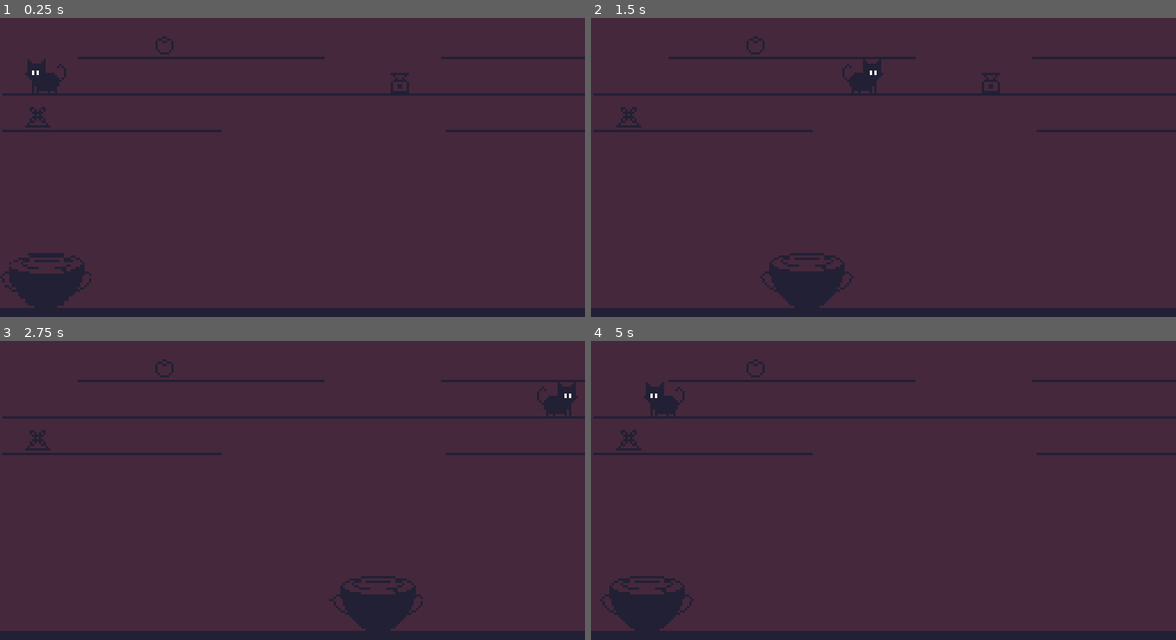
Above: before the commit, frames 1-4 (two rows, left to right).
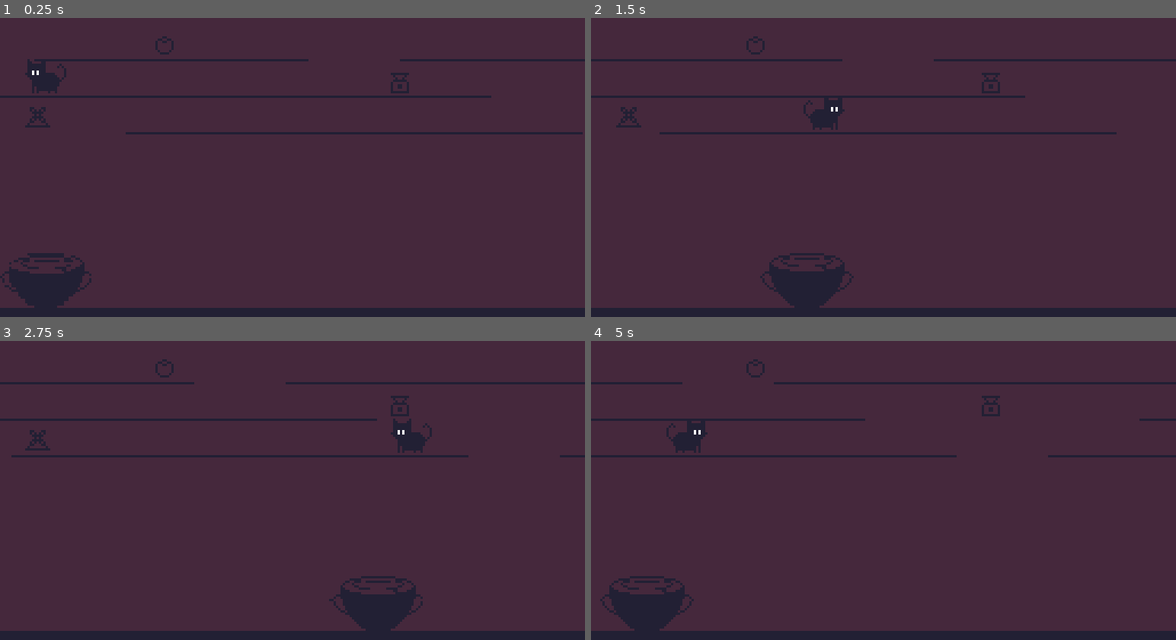
Above: after the commit, the same moments.

Repository: Bazooh/BlackCatJam
Game: Godot game, scene res://level/level.tscn
Two runs of this game, one before a commit and one after it. Both use one fixed random seed, a clock stepped at 60 frames per second and the inputs below.
Inputs:
- Up to frame 1 (0.25 s): no input
- Up to frame 2 (1.5 s): hold Right (right) 0.53-1.28 s; hold S (down) from 1.28 s (still down)
- Up to frame 3 (2.75 s): release S (down) at 2.03 s; hold Right (right) from 2.03 s (still down)
- Up to frame 4 (5 s): release Right (right) at 2.78 s; hold W (up) 2.78-3.53 s; hold A (left) from 3.53 s (still down)

The runs differ from the first frame. In frame 1, 3.6% of the frame differs, in the area x 0-100%, y 12-39%; in frame 2, 4.4%; in frame 3, 4.5%; in frame 4, 4.5%.

Commit message:
background

Diff:
--- a/entities/cat.gd
+++ b/entities/cat.gd
@@ -9,6 +9,7 @@
 @export var direction: int = 1
 
 @onready var check_holes: Area2D = $CheckHoles
+@onready var rect: Rect2 = $CollisionShape.shape.get_rect()
 
 
 func change_direction():
@@ -25,11 +26,10 @@
 
 func can_cat_be_on_platform(platform: Area2D) -> bool:
 	var platform_rect: Rect2 = platform.get_child(0).shape.get_rect()
-	var cat_rect: Rect2 = $CollisionShape.shape.get_rect()
 
 	return \
-		platform.global_position.x + platform_rect.position.x * abs(platform.scale.x) <= global_position.x + cat_rect.position.x * abs(scale.x) and \
-		platform.global_position.x + platform_rect.end.x * abs(platform.scale.x) >= global_position.x + cat_rect.end.x * abs(scale.x)
+		platform.global_position.x + platform_rect.position.x * abs(platform.scale.x) <= global_position.x + rect.position.x * abs(scale.x) and \
+		platform.global_position.x + platform_rect.end.x * abs(platform.scale.x) >= global_position.x + rect.end.x * abs(scale.x)
 
 
 func can_go_up() -> bool:
@@ -59,5 +59,5 @@
 	elif Input.is_action_just_pressed("down") and can_go_down():
 		position.y += PLATFORM_MARGIN
 
-	if not has_platform_below():
+	if not has_platform_below() or check_holes.global_position.x < 0 or check_holes.global_position.x > get_viewport_rect().size.x:
 		change_direction()
--- a/level/level.tscn
+++ b/level/level.tscn
@@ -1,9 +1,9 @@
 [gd_scene load_steps=8 format=3 uid="uid://nalu1nrl7o5b"]
 
 [ext_resource type="Texture2D" uid="uid://bhiyt42ads85e" path="res://art/temp_BG.png" id="2_3ca08"]
-[ext_resource type="PackedScene" uid="uid://nx2ety4mvf61" path="res://entities/witch.tscn" id="2_b1rdj"]
+[ext_resource type="PackedScene" path="res://entities/witch.tscn" id="2_b1rdj"]
 [ext_resource type="PackedScene" uid="uid://ddybujrdaso0e" path="res://entities/cat.tscn" id="2_xf2dh"]
-[ext_resource type="PackedScene" uid="uid://csldkyurs58iy" path="res://level/platform.tscn" id="3_p1400"]
+[ext_resource type="Script" path="res://level/level_generator.gd" id="4_dyxyi"]
 [ext_resource type="PackedScene" uid="uid://be2iflssak3lv" path="res://item_instances/test_ingredient1.tscn" id="5_02w6h"]
 [ext_resource type="PackedScene" uid="uid://duet7eucqqlxu" path="res://item_instances/test_ingredient2.tscn" id="6_nvba0"]
 [ext_resource type="PackedScene" uid="uid://cflxxx5gs3ww2" path="res://item_instances/test_ingredient3.tscn" id="7_5aplc"]
@@ -22,27 +22,8 @@
 [node name="Witch" parent="." instance=ExtResource("2_b1rdj")]
 recipe = Array[int]([0, 1, 2])
 
-[node name="Platforms" type="Node" parent="."]
-
-[node name="Platform" parent="Platforms" instance=ExtResource("3_p1400")]
-position = Vector2(88, 31)
-scale = Vector2(10.72, 1)
-
-[node name="Platform2" parent="Platforms" instance=ExtResource("3_p1400")]
-position = Vector2(225, 31)
-scale = Vector2(6.44, 1)
-
-[node name="Platform3" parent="Platforms" instance=ExtResource("3_p1400")]
-position = Vector2(129, 47)
-scale = Vector2(25.68, 1)
-
-[node name="Platform4" parent="Platforms" instance=ExtResource("3_p1400")]
-position = Vector2(49, 63)
-scale = Vector2(9.52, 1)
-
-[node name="Platform5" parent="Platforms" instance=ExtResource("3_p1400")]
-position = Vector2(226, 63)
-scale = Vector2(6.28, 1)
+[node name="Platforms" type="Node2D" parent="."]
+script = ExtResource("4_dyxyi")
 
 [node name="TestIngredient" parent="." instance=ExtResource("5_02w6h")]
 position = Vector2(175, 41)
--- /dev/null
+++ b/level/level_generator.gd
@@ -0,0 +1,134 @@
+class_name LevelGenerator extends Node2D
+
+
+const platform_node = preload("res://level/Platform.tscn")
+const directions = [Vector2i(0, 1), Vector2i(0, -1), Vector2i(1, 0), Vector2i(-1, 0)]
+
+@export var platform_density: float = 0.4
+@export var chunk_length: int = 10
+@export var n_chunks: int = 2
+@export var height: int = 3
+@export var speed: float = 20.0
+
+@export var grid_y_offset: int = 32
+
+@onready var grid: Array = init_grid()
+@onready var platform_size: float = platform_node.instantiate().get_node("CollisionShape2D").shape.get_rect().size.x
+
+var platforms: Array = []
+
+
+func init_grid() -> Array:
+	var _grid := []
+	for x in range(chunk_length * n_chunks):
+		_grid.append([])
+		for y in range(height):
+			_grid[x].append(false)
+
+	return _grid
+
+
+func generate_platform(x_start: int, x_end: int, y: int) -> Node2D:
+	print("Generating platform from ", x_start, " to ", x_end, " at height ", y)
+	var platform: Node2D = platform_node.instantiate()
+	platform.position.x = (x_start + float(x_end - x_start) / 2) * platform_size
+	platform.position.y = y * 16 + grid_y_offset
+	platform.scale.x *= (x_end - x_start) + 1
+
+	add_child(platform)
+	return platform
+
+
+func is_inside_chunk(chunk: Array, pos: Vector2i) -> bool:
+	return pos.x >= 0 and pos.x < chunk.size() and pos.y >= 0 and pos.y < chunk[0].size()
+
+
+func have_path(chunk: Array, start: Vector2i, end: Vector2i) -> bool:
+	if chunk.size() == 0:
+		return false
+
+	var queue := []
+	var visited := {}
+
+	queue.append(start)
+	visited[start] = true
+
+	while queue.size() > 0:
+		var current = queue.pop_front()
+
+		if current == end:
+			return true
+
+		for direction in directions:
+			var neighbor = current + direction
+
+			if is_inside_chunk(chunk, neighbor) and not visited.has(neighbor) and chunk[neighbor.x][neighbor.y]:
+				queue.append(neighbor)
+				visited[neighbor] = true
+
+	return false
+
+
+func generate_chunk_grid() -> Array:
+	var chunk_grid := []
+
+	while not have_path(chunk_grid, Vector2i(0, 1), Vector2i(chunk_length - 1, 1)):
+		chunk_grid.clear()
+		for x in range(chunk_length):
+			chunk_grid.append([])
+			for y in range(height):
+				chunk_grid[x].append(randf() < platform_density)
+
+		chunk_grid[0][1] = true
+		chunk_grid[chunk_length - 1][1] = true
+
+	return chunk_grid
+
+
+func generate_chunk(idx: int) -> void:
+	var chunk_grid: Array = generate_chunk_grid()
+
+	for x in range(chunk_length):
+		for y in range(height):
+			grid[idx*chunk_length + x][y] = chunk_grid[x][y]
+
+
+func move_grid() -> void:
+	for y in range(height):
+		for x in range(chunk_length * (n_chunks - 1)):
+			grid[x][y] = grid[x + chunk_length][y]
+
+
+func grid_to_node() -> void:
+	for platform in platforms:
+		platform.queue_free()
+	platforms.clear()
+
+	for y in range(height):
+		var start: int = 0
+		var last: bool = false
+		for x in range(chunk_length * n_chunks):
+			if grid[x][y] and not last:
+				start = x
+				last = true
+			elif not grid[x][y] and last:
+				platforms.append(generate_platform(start, x - 1, y))
+				last = false
+		if last:
+			platforms.append(generate_platform(start, chunk_length * n_chunks - 1, y))
+
+
+func _ready() -> void:
+	for i in range(n_chunks):
+		generate_chunk(i)
+	grid_to_node()
+
+
+func _physics_process(delta: float) -> void:
+	position.x -= speed * delta
+
+	if position.x < -chunk_length * platform_size:
+		move_grid()
+		generate_chunk(n_chunks - 1)
+		grid_to_node()
+		position.x += chunk_length * platform_size
--- a/level/platform.tscn
+++ b/level/platform.tscn
@@ -1,8 +1,8 @@
 [gd_scene load_steps=4 format=3 uid="uid://csldkyurs58iy"]
 
 [sub_resource type="SegmentShape2D" id="SegmentShape2D_dg8r8"]
-a = Vector2(-5, 2.08165e-12)
-b = Vector2(5, 2.08165e-12)
+a = Vector2(-20, 2.08165e-12)
+b = Vector2(20, 2.08165e-12)
 
 [sub_resource type="Gradient" id="Gradient_jlb0o"]
 offsets = PackedFloat32Array(0)
@@ -10,7 +10,7 @@
 
 [sub_resource type="GradientTexture1D" id="GradientTexture1D_hoy8y"]
 gradient = SubResource("Gradient_jlb0o")
-width = 10
+width = 40
 
 [node name="Platform" type="Area2D" groups=["Platform"]]
 
